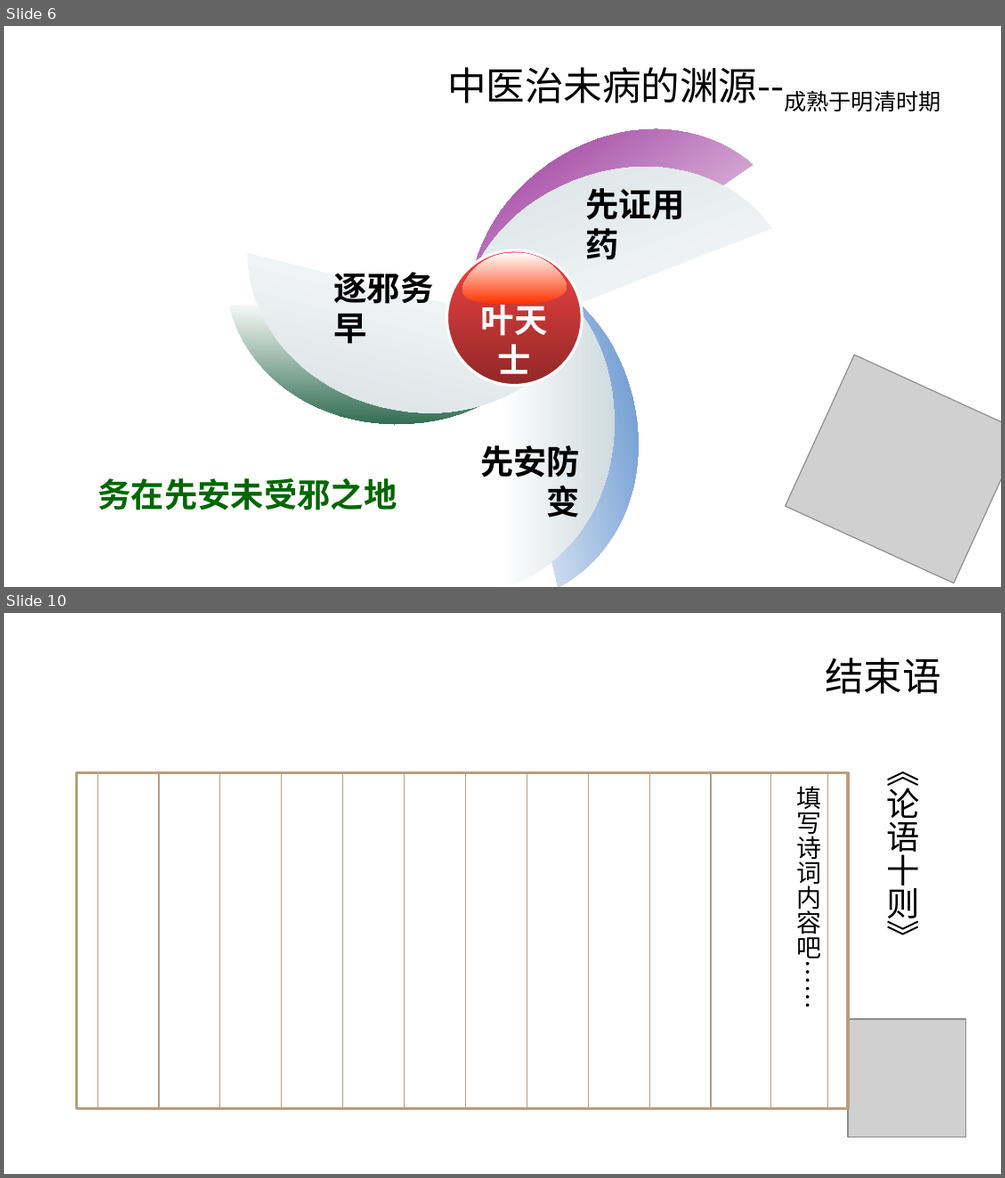
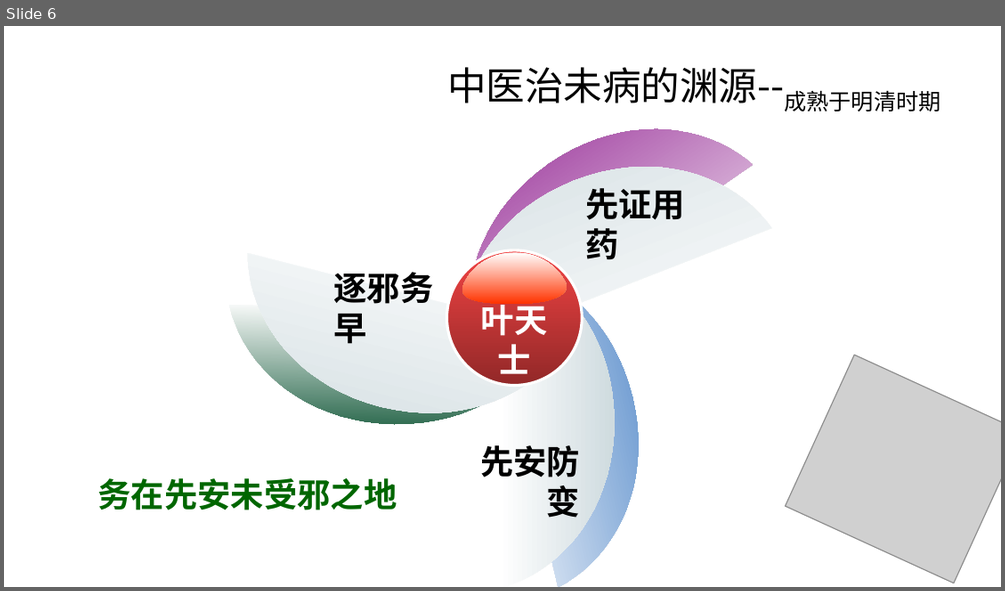
Before and after one commit to sdaulldd/PersonalWork, a slide deck: Document/中国风ppt模板-中医营养.pptx. Shown one above the other, each under a label of ours: slides 6 and 10 before the commit, slide 6 after it; the slides between them are not shown. The pictures are 1005x1178 and 1005x591 pixels, drawn with LibreOffice and Linux fonts; fonts in the diff are those of the drawing; grey boxes stand for pictures; background and template pictures are left out. Boxes give left, top, right and bottom in pixels: in the first picture for what was removed or moved away, otherwise in the second. Text is boxed around its words. In the diff, an @@ line names an element or a change of style, - is before the commit and + after.

```diff
--- a/Document/中国风ppt模板-中医营养.pptx
+++ b/Document/中国风ppt模板-中医营养.pptx
@@ slide 10 removed at box(4, 613, 1001, 1174), background picture (left out) @@
@@ title removed at box(825, 657, 941, 694) @@
-结束语
@@ group removed at box(77, 772, 848, 1109): 13 lines, 1 rectangle @@
@@ text removed at box(886, 771, 919, 935) @@
-《论语十则》
@@ text removed at box(796, 786, 821, 964) @@
-填写诗词内容吧……
@@ picture removed at box(848, 1019, 965, 1136) @@
```
Also in this commit, not shown: 3 slides changed, 8 slides added, 4 other slides removed.
